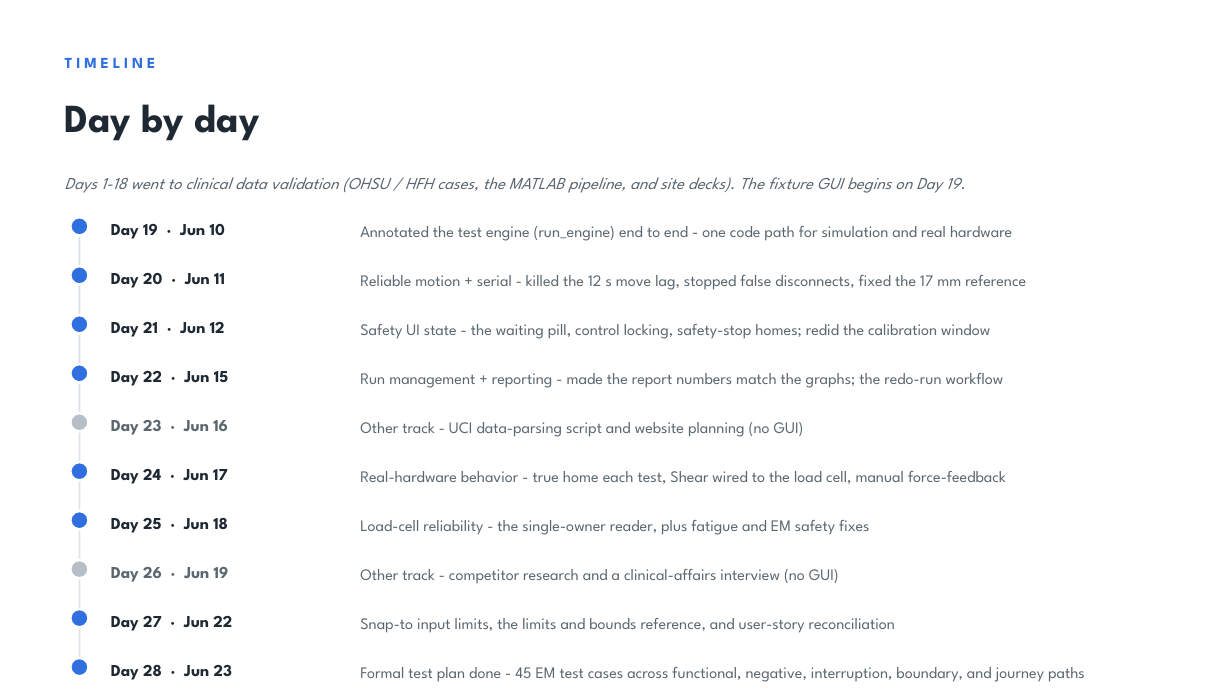
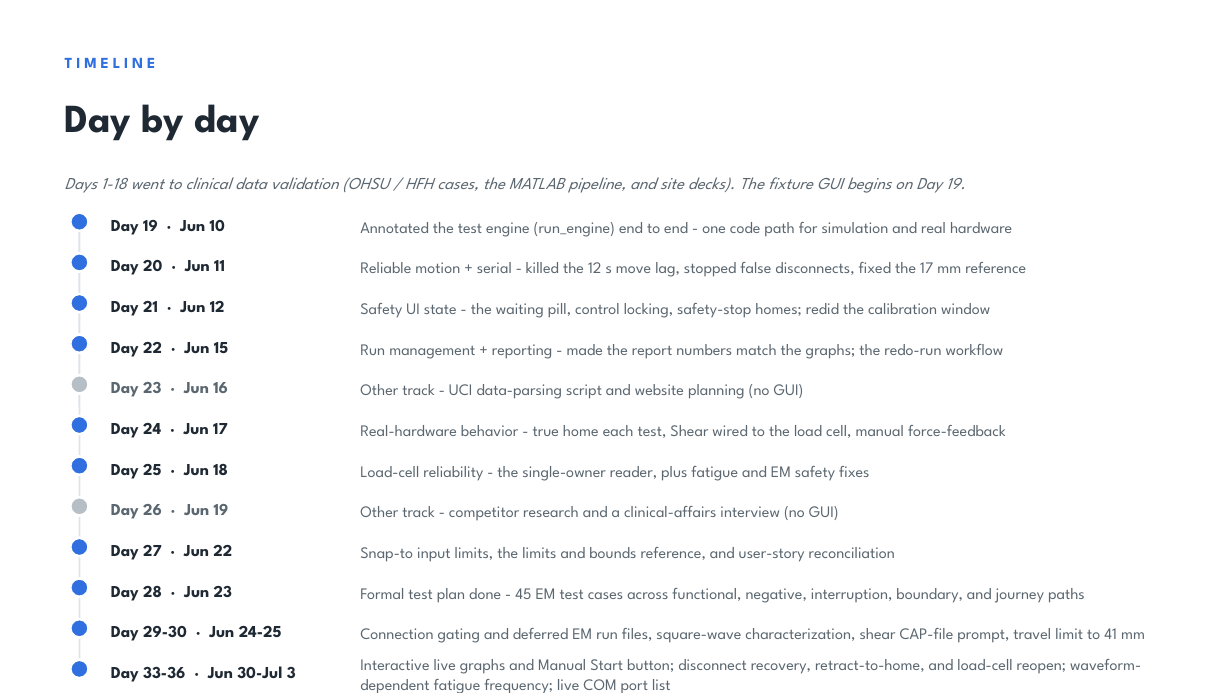
Before and after one commit to jacqchuang09/test_fixture, a slide deck: slide 18 of slideshow/Test_Fixture_GUI_Update.pptx (slide 23 before the commit). Drawn at 1232x693 pixels with LibreOffice and Linux fonts; fonts in the diff are those of the drawing. Boxes give left, top, right and bottom in pixels: in the first picture for what was removed or moved away, otherwise in the second. Text is boxed around its words. In the diff, an @@ line names an element or a change of style, - is before the commit and + after.

```diff
--- a/slideshow/Test_Fixture_GUI_Update.pptx
+++ b/slideshow/Test_Fixture_GUI_Update.pptx
@@ 2 texts, 1 ellipse: place and size @@
-2 texts, 1 ellipse at (70,217,1012,241)
+2 texts, 1 ellipse at (70,213,1012,237)
@@ line moved from (79, 226) - (79, 667) to (79, 222) - (79, 669) @@
@@ 2 texts, 1 ellipse: place and size @@
-2 texts, 1 ellipse at (70,266,1026,290)
+2 texts, 1 ellipse at (70,253,1026,277)
@@ 2 texts, 1 ellipse: place and size @@
-2 texts, 1 ellipse at (70,315,990,339)
+2 texts, 1 ellipse at (70,294,990,318)
@@ 2 texts, 1 ellipse: place and size @@
-2 texts, 1 ellipse at (70,364,1004,388)
+2 texts, 1 ellipse at (70,335,1004,359)
@@ 2 texts, 1 ellipse: place and size @@
-2 texts, 1 ellipse at (70,413,804,437)
+2 texts, 1 ellipse at (70,375,804,399)
@@ 2 texts, 1 ellipse: place and size @@
-2 texts, 1 ellipse at (70,462,1006,484)
+2 texts, 1 ellipse at (70,416,1006,438)
@@ 2 texts, 1 ellipse: place and size @@
-2 texts, 1 ellipse at (70,511,870,535)
+2 texts, 1 ellipse at (70,457,870,481)
@@ 2 texts, 1 ellipse: place and size @@
-2 texts, 1 ellipse at (70,560,839,583)
+2 texts, 1 ellipse at (70,497,839,520)
@@ 2 texts, 1 ellipse: place and size @@
-2 texts, 1 ellipse at (70,609,895,633)
+2 texts, 1 ellipse at (70,538,895,562)
@@ 2 texts, 1 ellipse: place and size @@
-2 texts, 1 ellipse at (70,658,1085,682)
+2 texts, 1 ellipse at (70,579,1085,603)
@@ ellipse added at (70,619,89,638), fill #2F6FE0, outline #FFFFFF 2 pt @@
@@ text added at (111,626,282,641), 13 pt, text #1F2933, bold @@
+Day 29-30 · Jun 24-25
@@ text added at (360,628,1145,643), 12.5 pt, text #5B6770 @@
+Connection gating and deferred EM run files, square-wave characterization, shear CAP-file prompt, travel limit to 41 mm
@@ text added at (360,659,1141,693), 12.5 pt, text #5B6770 @@
+Interactive live graphs and Manual Start button; disconnect recovery, retract-to-home, and load-cell reopen; waveform-dependent fatigue frequency; live COM port list
@@ ellipse added at (70,660,89,678), fill #2F6FE0, outline #FFFFFF 2 pt @@
@@ text added at (111,666,296,682), 13 pt, text #1F2933, bold @@
+Day 33-36 · Jun 30-Jul 3
```
Also in this commit, not shown: 6 other slides changed, 4 slides added, 6 other files.
